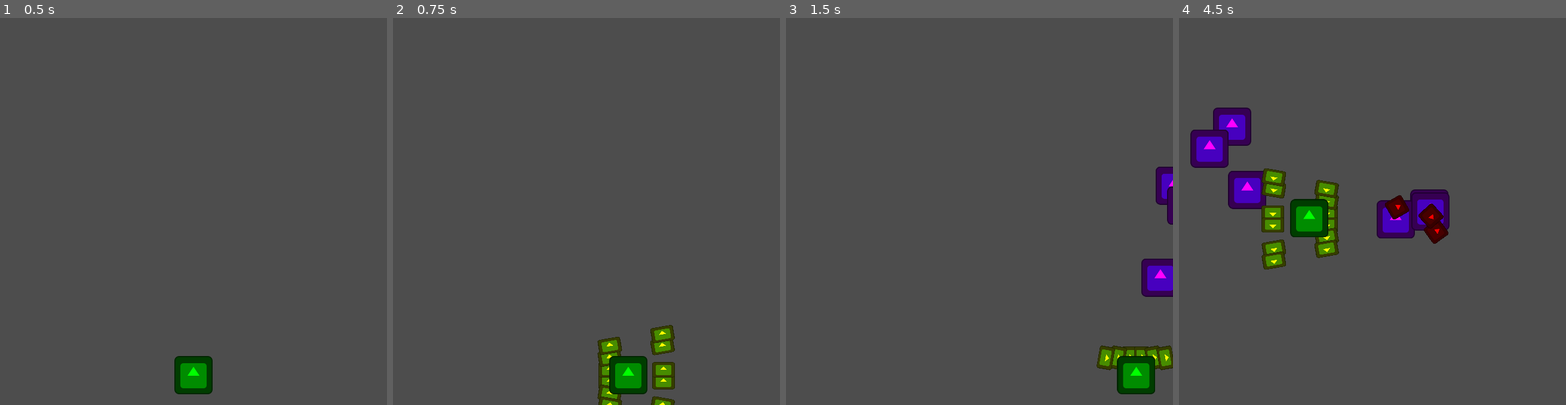
Above: before the commit, frames 1-4 (left to right).
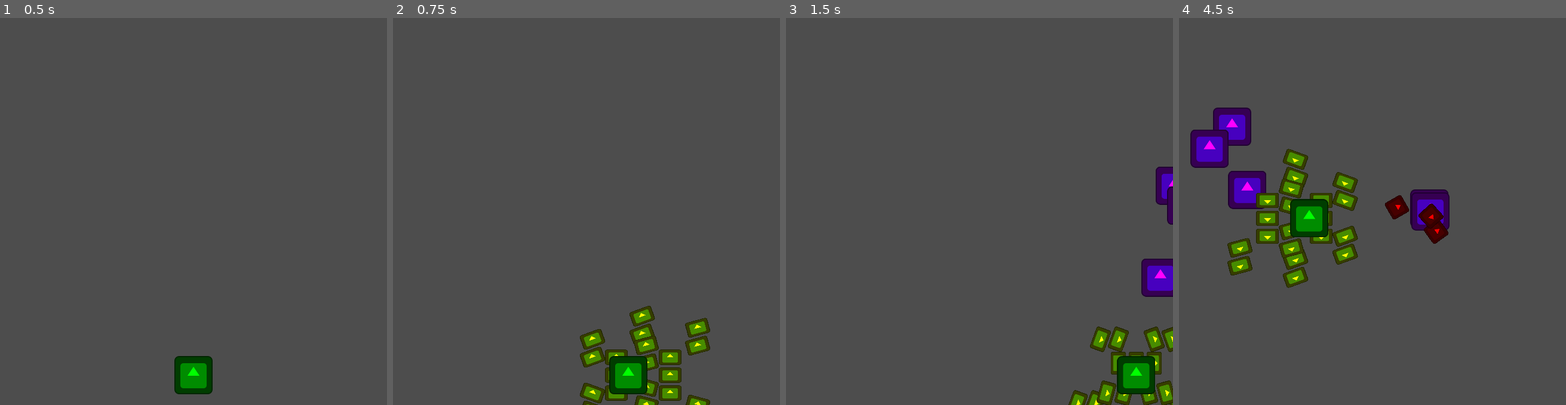
Above: after the commit, the same moments.

Repository: Zeroeth-0/Gatogun
Game: Godot game, scene res://scenes/levels/world.tscn
Same seed, same stepped clock (60 frames per second), same inputs: the game is played once before the commit and once after it. The engine's default icon, where the game draws it, is replaced by a stand-in: a white triangle on a blue panel in a dark square.
Inputs:
- Up to frame 1 (0.5 s): no input
- Up to frame 2 (0.75 s): tap Enter at 0.5 s; hold Right (RIGHT) from 0.53 s (still down); tap C (A) at 0.6 s
- Up to frame 3 (1.5 s): tap X (B) at 0.8, 1.35 s; release Right (RIGHT) at 1.28 s; hold Down (DOWN) from 1.28 s (still down)
- Up to frame 4 (4.5 s): tap C (A) at 1.55, 2.1, 3.05 s; release Down (DOWN) at 2.03 s; hold Right (RIGHT) 2.03-2.78 s; tap X (B) at 2.3, 2.85, 3.8 s; hold Up (UP) 2.78-3.53 s; hold Left (LEFT) from 3.53 s (still down); tap S (X) at 3.6 s; tap Z (Y) at 4.35 s

Frame 1 is identical in both runs. In frame 2, 3.7% of the frame differs, in the area x 48-82%, y 74-100%; in frame 3, 2.3%; in frame 4, 5.3%, in the area x 12-61%, y 33-70%.

Commit message:
Fixed area_exited Bug

Diff:
--- a/project.godot
+++ b/project.godot
@@ -12,7 +12,7 @@
 
 config/name="Gatodius"
 run/main_scene="res://scenes/levels/world.tscn"
-config/features=PackedStringArray("4.2", "GL Compatibility")
+config/features=PackedStringArray("4.1", "GL Compatibility")
 run/max_fps=240
 config/icon="res://icon.svg"
 
@@ -34,7 +34,8 @@
 
 [editor]
 
-movie_writer/movie_file="/home/zeroth/Escritorio/GameDev/En Desarrollo/Movies/Gatodius_mov.avi"
+movie_writer/movie_file="C:/Users/Amós/Desktop/GameDev/En Desarrollo/Movies/Gatodius_mov.avi"
+movie_writer/mix_rate.movie=0
 
 [input]
 
@@ -68,26 +69,26 @@
 }
 A={
 "deadzone": 0.5,
-"events": [Object(InputEventKey,"resource_local_to_scene":false,"resource_name":"","device":-1,"window_id":0,"alt_pressed":false,"shift_pressed":false,"ctrl_pressed":false,"meta_pressed":false,"pressed":false,"keycode":0,"physical_keycode":67,"key_label":0,"unicode":99,"echo":false,"script":null)
-, Object(InputEventJoypadButton,"resource_local_to_scene":false,"resource_name":"","device":-1,"button_index":1,"pressure":0.0,"pressed":false,"script":null)
+"events": [Object(InputEventJoypadButton,"resource_local_to_scene":false,"resource_name":"","device":-1,"button_index":1,"pressure":0.0,"pressed":false,"script":null)
+, Object(InputEventKey,"resource_local_to_scene":false,"resource_name":"","device":-1,"window_id":0,"alt_pressed":false,"shift_pressed":false,"ctrl_pressed":false,"meta_pressed":false,"pressed":false,"keycode":0,"physical_keycode":67,"key_label":0,"unicode":99,"echo":false,"script":null)
 ]
 }
 B={
 "deadzone": 0.5,
-"events": [Object(InputEventKey,"resource_local_to_scene":false,"resource_name":"","device":-1,"window_id":0,"alt_pressed":false,"shift_pressed":false,"ctrl_pressed":false,"meta_pressed":false,"pressed":false,"keycode":0,"physical_keycode":88,"key_label":0,"unicode":120,"echo":false,"script":null)
-, Object(InputEventJoypadButton,"resource_local_to_scene":false,"resource_name":"","device":-1,"button_index":0,"pressure":0.0,"pressed":false,"script":null)
+"events": [Object(InputEventJoypadButton,"resource_local_to_scene":false,"resource_name":"","device":-1,"button_index":0,"pressure":0.0,"pressed":false,"script":null)
+, Object(InputEventKey,"resource_local_to_scene":false,"resource_name":"","device":-1,"window_id":0,"alt_pressed":false,"shift_pressed":false,"ctrl_pressed":false,"meta_pressed":false,"pressed":false,"keycode":0,"physical_keycode":88,"key_label":0,"unicode":120,"echo":false,"script":null)
 ]
 }
 Y={
 "deadzone": 0.5,
-"events": [Object(InputEventKey,"resource_local_to_scene":false,"resource_name":"","device":-1,"window_id":0,"alt_pressed":false,"shift_pressed":false,"ctrl_pressed":false,"meta_pressed":false,"pressed":false,"keycode":0,"physical_keycode":90,"key_label":0,"unicode":122,"echo":false,"script":null)
-, Object(InputEventJoypadButton,"resource_local_to_scene":false,"resource_name":"","device":-1,"button_index":2,"pressure":0.0,"pressed":false,"script":null)
+"events": [Object(InputEventJoypadButton,"resource_local_to_scene":false,"resource_name":"","device":-1,"button_index":2,"pressure":0.0,"pressed":false,"script":null)
+, Object(InputEventKey,"resource_local_to_scene":false,"resource_name":"","device":-1,"window_id":0,"alt_pressed":false,"shift_pressed":false,"ctrl_pressed":false,"meta_pressed":false,"pressed":false,"keycode":0,"physical_keycode":90,"key_label":0,"unicode":122,"echo":false,"script":null)
 ]
 }
 X={
 "deadzone": 0.5,
-"events": [Object(InputEventKey,"resource_local_to_scene":false,"resource_name":"","device":-1,"window_id":0,"alt_pressed":false,"shift_pressed":false,"ctrl_pressed":false,"meta_pressed":false,"pressed":false,"keycode":0,"physical_keycode":83,"key_label":0,"unicode":115,"echo":false,"script":null)
-, Object(InputEventJoypadButton,"resource_local_to_scene":false,"resource_name":"","device":-1,"button_index":3,"pressure":0.0,"pressed":false,"script":null)
+"events": [Object(InputEventJoypadButton,"resource_local_to_scene":false,"resource_name":"","device":-1,"button_index":3,"pressure":0.0,"pressed":false,"script":null)
+, Object(InputEventKey,"resource_local_to_scene":false,"resource_name":"","device":-1,"window_id":0,"alt_pressed":false,"shift_pressed":false,"ctrl_pressed":false,"meta_pressed":false,"pressed":false,"keycode":0,"physical_keycode":83,"key_label":0,"unicode":115,"echo":false,"script":null)
 ]
 }
 Start={
--- a/scenes/enemies/PT-Pr03.tscn
+++ b/scenes/enemies/PT-Pr03.tscn
@@ -55,4 +55,3 @@
 [connection signal="area_entered" from="Hitbox" to="." method="_on_hitbox_area_entered"]
 [connection signal="area_exited" from="Hitbox" to="." method="_on_hitbox_area_exited"]
 [connection signal="area_entered" from="Hurtbox" to="." method="_on_hurtbox_area_entered"]
-[connection signal="area_exited" from="Hurtbox" to="." method="_on_hurtbox_area_exited"]
--- a/scenes/player/cat_player.tscn
+++ b/scenes/player/cat_player.tscn
@@ -2,7 +2,7 @@
 
 [ext_resource type="Script" path="res://source/player/catplayer.gd" id="1_7pfs0"]
 [ext_resource type="Texture2D" uid="uid://cuojt0mdh67vh" path="res://icon.svg" id="2_86ini"]
-[ext_resource type="PackedScene" uid="uid://b20svaskudtin" path="res://scenes/weapons/player/normal_weapon.tscn" id="3_wbl4e"]
+[ext_resource type="PackedScene" uid="uid://cjhkionj3a6h3" path="res://scenes/weapons/player/heavy_weapon.tscn" id="3_gdtnq"]
 
 [sub_resource type="RectangleShape2D" id="RectangleShape2D_klkvo"]
 
@@ -38,8 +38,7 @@
 shape = SubResource("RectangleShape2D_klkvo")
 debug_color = Color(0, 1, 0, 0.419608)
 
-[node name="Weapon" parent="." instance=ExtResource("3_wbl4e")]
-position = Vector2(-1, 1)
+[node name="Weapon" parent="." instance=ExtResource("3_gdtnq")]
 
 [connection signal="area_entered" from="Hurtbox" to="." method="_on_hurtbox_area_entered"]
 [connection signal="area_exited" from="Hurtbox" to="." method="_on_hurtbox_area_exited"]
--- a/utils/ScrollManager.gd
+++ b/utils/ScrollManager.gd
@@ -13,7 +13,7 @@
 var direction: Vector2 = Vector2(0, 1)
 
 func _process(_delta):
-	print(get_tree().get_nodes_in_group("Enemy Bullet").size())
+	# print(get_tree().get_nodes_in_group("Enemy Bullet").size())
 	direction = DIRECTION_MAP.get(directionEnum)
 
 func get_scroll():
Not shown, changed: source/levels/test.txt
Not shown, changed: source/levels/test_ground.txt
